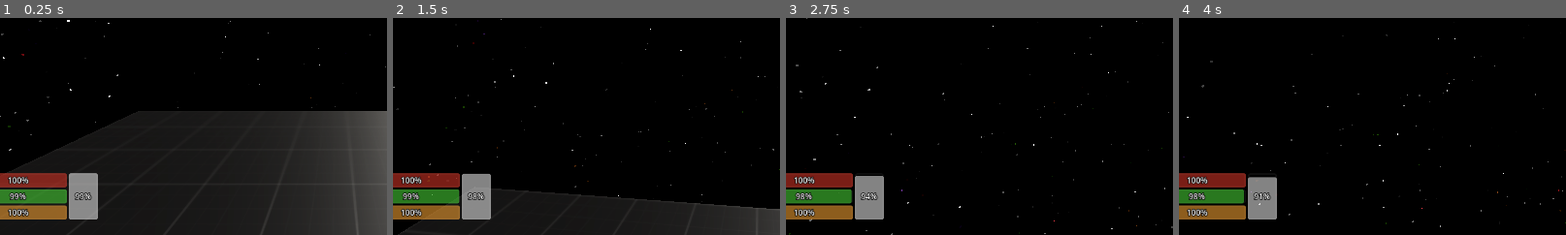
Above: before the commit, frames 1-4 (left to right).
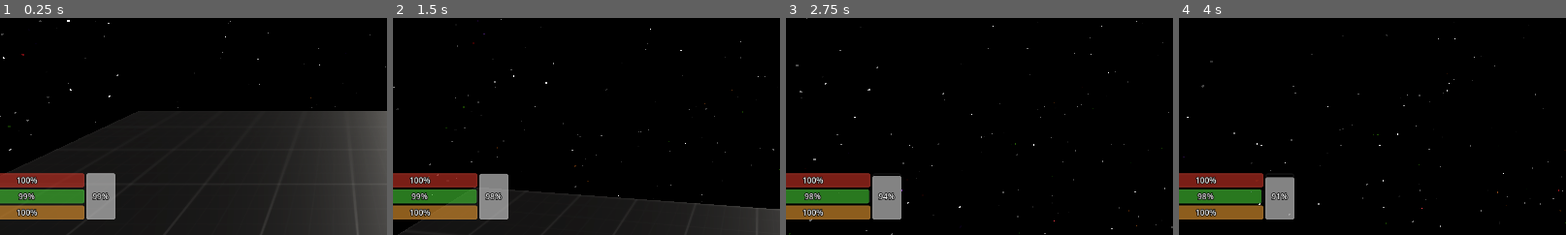
Above: after the commit, the same moments.

Repository: Clagonova/CosmicEchoes
Game: Godot game, scene res://levels/prototype/PrototypeLevel.tscn
Two runs of this game, one before a commit and one after it. Both use one fixed random seed, a clock stepped at 60 frames per second and the inputs below.
Inputs (mouse positions are % of the whole screen's width and height, from its top left):
- Up to frame 1 (0.25 s): no input
- Up to frame 2 (1.5 s): tap Enter at 0.5 s; move the mouse to (55, 50) at 0.52 s; hold Space (jump) 0.53-1.28 s; hold W (move_forward) from 0.53 s (still down); move the mouse to (45, 50) at 1.27 s; tap C (crouch) at 1.35 s
- Up to frame 3 (2.75 s): keep holding W (move_forward); tap Space (jump) at 1.52, 1.55, 1.82, 2.3 s; move the mouse to (52, 48) at 2.02 s; hold Shift (sprint) from 2.03 s (still down)
- Up to frame 4 (4 s): keep holding W (move_forward); move the mouse to (49, 52) at 2.77 s; release Shift (sprint) at 2.78 s; tap Space (jump) at 2.85, 3.02, 3.32, 3.77, 3.8 s; move the mouse to (57, 51) at 3.52 s; hold C (crouch) from 3.53 s (still down)
The pictures show only the part of the screen within x 6-56%, y 50-100%; the shares and areas given below are measured in that part.

The runs differ from the first frame. In frame 1, 2.8% of the frame differs, in the area x 2-30%, y 71-93%; in frame 2, 2.7%; in frame 3, 2.7%; in frame 4, 2.7%.

Commit message:
Revert "Jumping Bug Fix"
This reverts commit c7f9af4153105f60c872f52fa6edfed0cb5e985e.

Diff:
--- a/scenes/HUD/VitalsHUD.tscn
+++ b/scenes/HUD/VitalsHUD.tscn
@@ -111,7 +111,7 @@
 anchor_bottom = 1.0
 offset_left = 27.0
 offset_top = -92.0
-offset_right = 173.0
+offset_right = 199.0
 offset_bottom = -23.0
 grow_vertical = 0
 theme_override_constants/separation = 3
@@ -139,9 +139,9 @@
 anchors_preset = 2
 anchor_top = 1.0
 anchor_bottom = 1.0
-offset_left = 176.0
+offset_left = 202.0
 offset_top = -92.0
-offset_right = 219.0
+offset_right = 245.0
 offset_bottom = -23.0
 grow_vertical = 0
 theme = SubResource("Theme_ys8b8")
--- a/scenes/player/player.gd
+++ b/scenes/player/player.gd
@@ -56,8 +56,6 @@
 
 var jumping := false
 var jump_timer := 0.0
-var falling_start_y := 0.0
-var is_falling := false
 
 var state := PlayerState.IDLE
 
@@ -99,14 +97,7 @@
 		state = PlayerState.ZEROG
 	else:
 		if not is_on_floor():
-			if velocity_y < 0: # düşüyorsa
-				if not is_falling:
-					is_falling = true
-					falling_start_y = global_transform.origin.y
-				if not PlayerState.FALLING:
-					state = PlayerState.FALLING
-			else:
-				state = PlayerState.JUMPING
+			state = PlayerState.JUMPING
 		elif crouch_pressed or ceiling_check.is_colliding():
 			state = PlayerState.CROUCHING
 		elif moving:
@@ -166,31 +157,20 @@
 		velocity.z = lerp(velocity.z, target_velocity.z, accel * delta if moving else decel * delta)
 
 		if is_on_floor():
-			if is_falling:
-				var fall_distance = falling_start_y - global_transform.origin.y
-				if fall_distance > 3.0: # minimum mesafe
-					var fall_damage = (fall_distance - 3.0) * 10.0
-					vitals.damage_health(fall_damage, 1.0)
-				is_falling = false
-
 			velocity_y = 0.0
 			jumping = false
 			jump_timer = 0.0
-
 			if Input.is_action_just_pressed("jump") and state != PlayerState.CROUCHING:
 				velocity_y = min_jump_force
 				jumping = true
 		else:
 			velocity_y -= gravity * delta
 
-		if jumping:
-			if Input.is_action_pressed("jump") and jump_timer < jump_hold_time:
-				var t = jump_timer / jump_hold_time
-				var extra_force = lerp(min_jump_force, max_jump_force, t)
-				velocity_y = extra_force
-				jump_timer += delta
-			else:
-				jumping = false
+		if jumping and Input.is_action_pressed("jump") and jump_timer < jump_hold_time:
+			var t = jump_timer / jump_hold_time
+			var extra_force = lerp(min_jump_force, max_jump_force, t)
+			velocity_y = extra_force
+			jump_timer += delta
 
 		velocity.y = velocity_y
 
--- a/scenes/player/player_states.gd
+++ b/scenes/player/player_states.gd
@@ -4,6 +4,5 @@
 	RUNNING,
 	CROUCHING,
 	JUMPING,
-	FALLING,
 	ZEROG
 }
--- a/scenes/player/vitals.gd
+++ b/scenes/player/vitals.gd
@@ -82,9 +82,6 @@
 func get_oxygen() -> float:
 	return oxygen
 
-func damage_health(amount: float, delta):
-	health = max(health - amount * delta, 0.0)
-
 func consume_food(amount: float):
 	hunger = min(hunger + amount, max_hunger)
 
